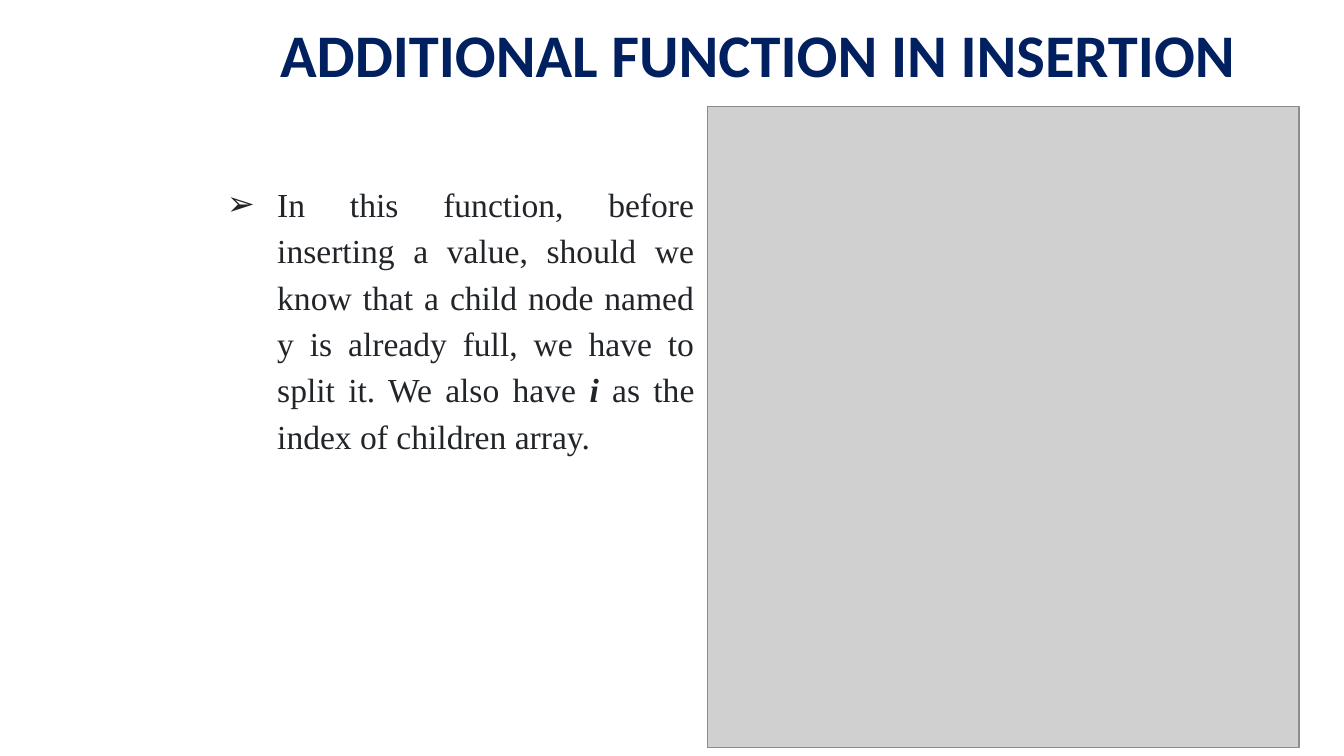
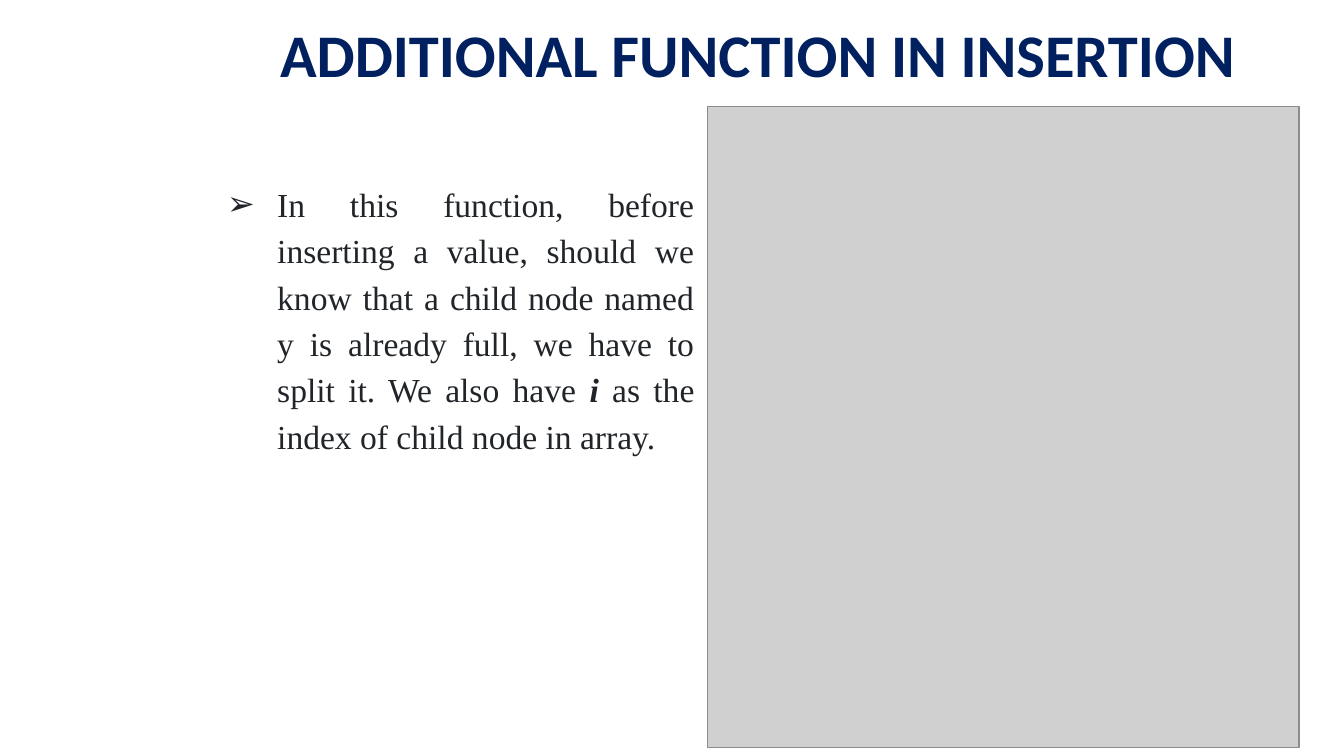
Before and after one commit to viettungvuong/Seminar, a slide deck: slide 26 of Seminar.pptx. Drawn at 1344x756 pixels with LibreOffice and Linux fonts; fonts in the diff are those of the drawing; grey boxes stand for pictures; background and template pictures are left out. Boxes give left, top, right and bottom in pixels: in the first picture for what was removed or moved away, otherwise in the second. Text is boxed around its words. In the diff, an @@ line names an element or a change of style, - is before the commit and + after.

```diff
--- a/Seminar.pptx
+++ b/Seminar.pptx
@@ text at (x1=277, y1=193, x2=694, y2=455): text changed @@
-➢ In this function, before inserting a value, should we know that a child node named y is already full, we have to split it. We also have i as the index of children array.
+➢ In this function, before inserting a value, should we know that a child node named y is already full, we have to split it. We also have i as the index of child node in array.
```
Also in this commit, not shown: 1 other slide changed.
